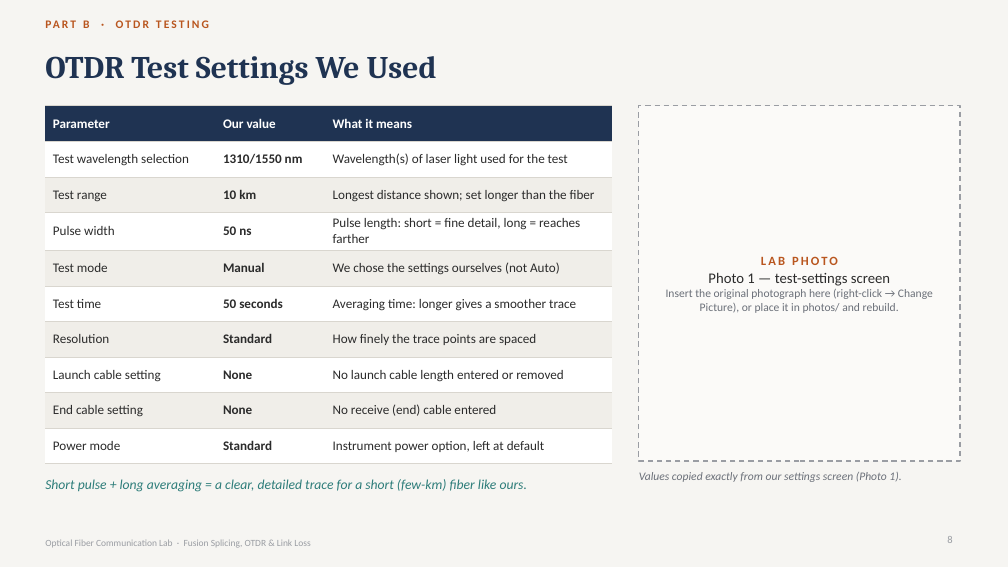
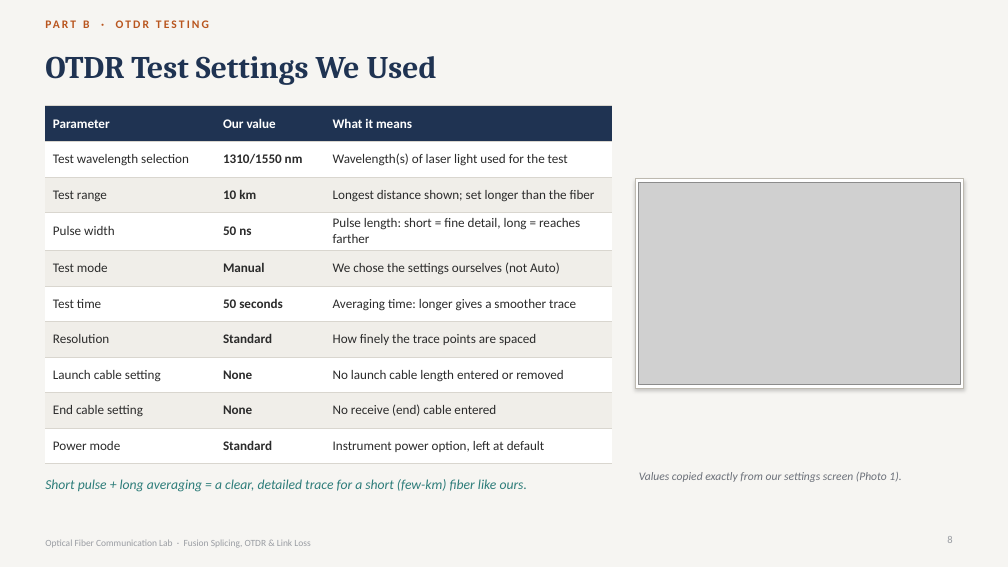
Before and after one commit to sriyansv/gemsontop, a slide deck: slide 8 of Fiber_Optic_Lab_Output/Fiber_Optic_Splicing_OTDR_Link_Loss.pptx. Drawn at 1008x567 pixels with LibreOffice and Linux fonts; fonts in the diff are those of the drawing; grey boxes stand for pictures. Boxes give left, top, right and bottom in pixels: in the first picture for what was removed or moved away, otherwise in the second. Text is boxed around its words. In the diff, an @@ line names an element or a change of style, - is before the commit and + after.

```diff
--- a/Fiber_Optic_Lab_Output/Fiber_Optic_Splicing_OTDR_Link_Loss.pptx
+++ b/Fiber_Optic_Lab_Output/Fiber_Optic_Splicing_OTDR_Link_Loss.pptx
@@ rectangle: place and size @@
-rectangle at box(639, 106, 960, 461)
+rectangle at box(635, 178, 964, 388)
@@ rectangle at box(635, 178, 964, 388): fill #FBFAF8 to #FFFFFF; outline #9A9DA3 1.25 pt dashed to #BDB9B0 0.75 pt; shadow on @@
@@ picture added at box(639, 182, 960, 384) @@
@@ text removed at box(666, 256, 933, 313) @@
-LAB PHOTO
-Photo 1 — test-settings screen
-Insert the original photograph here (right-click → Change Picture), or place it in photos/ and rebuild.
```
Also in this commit, not shown: 2 other slides changed, 10 other files.
